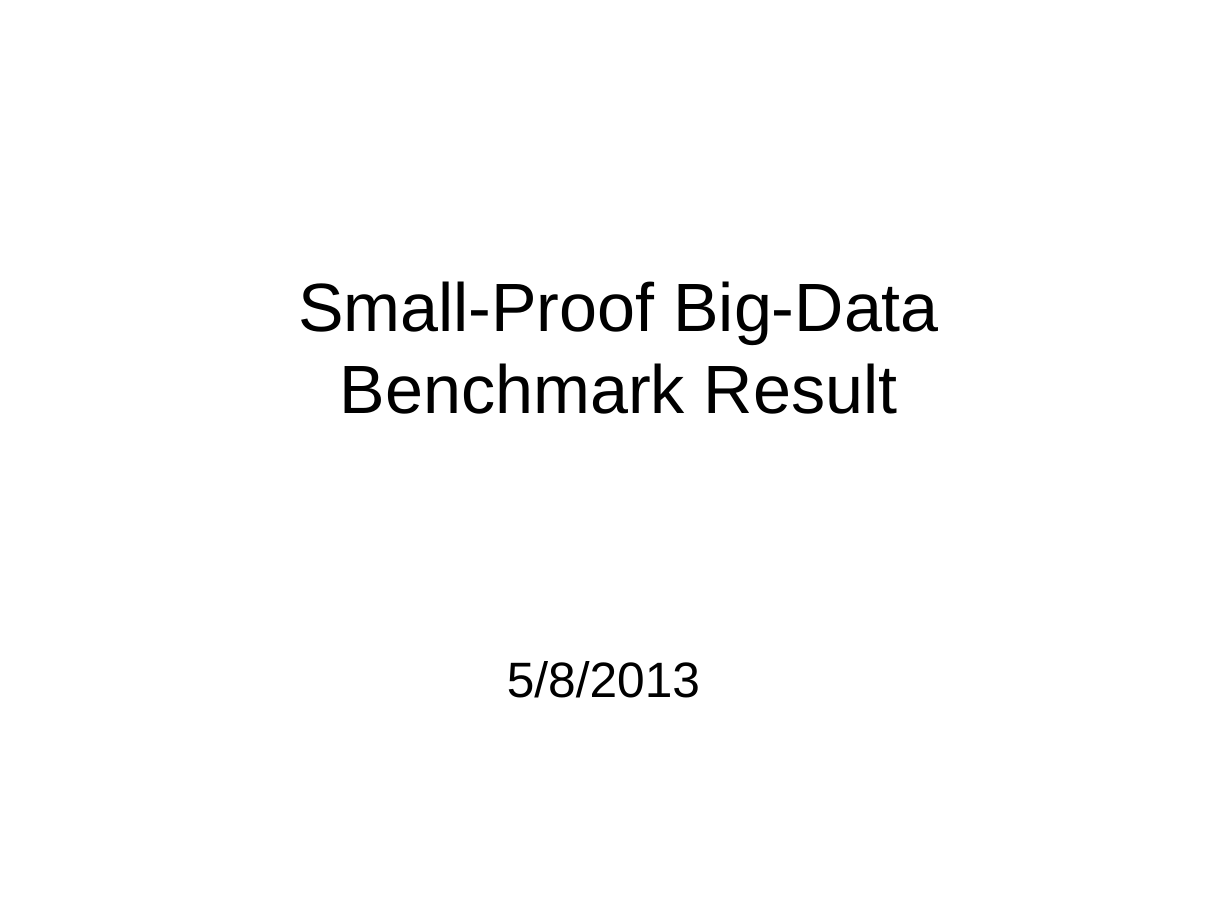
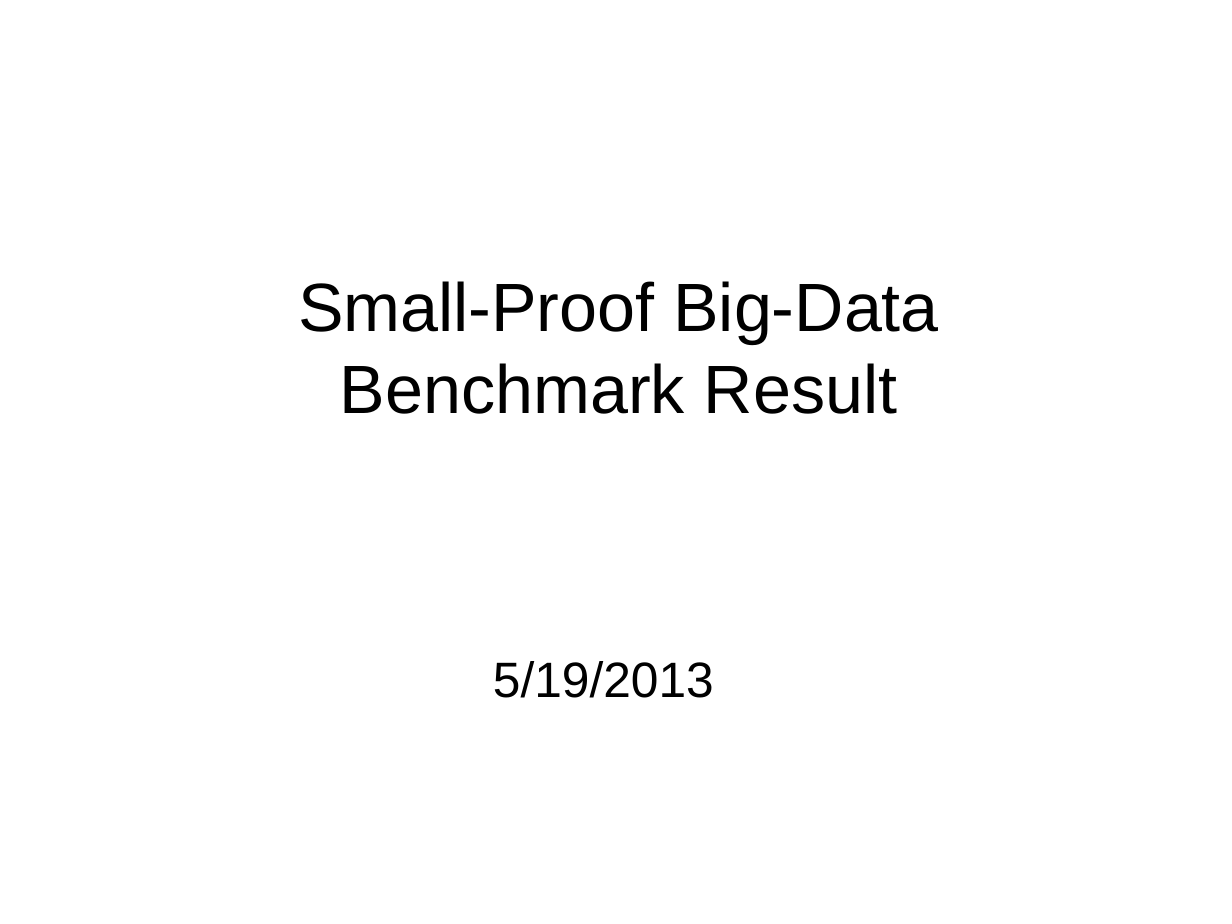
Before and after one commit to yspark/GoogleAnalytics, a slide deck: slide 1 of docs/benchmark/benchmark.odp. Drawn at 1232x924 pixels with LibreOffice and Linux fonts; fonts in the diff are those of the drawing. Boxes give left, top, right and bottom in pixels: in the first picture for what was removed or moved away, otherwise in the second. Text is boxed around its words. In the diff, an @@ line names an element or a change of style, - is before the commit and + after.

Commit message:
benchmark update

```diff
--- a/docs/benchmark/benchmark.odp
+++ b/docs/benchmark/benchmark.odp
@@ subtitle at box(493, 661, 714, 698): text changed @@
-5/8/2013
+5/19/2013
```
Also in this commit, not shown: 1 other slide changed, 4 slides added, 1 slide removed, 3 other files.
